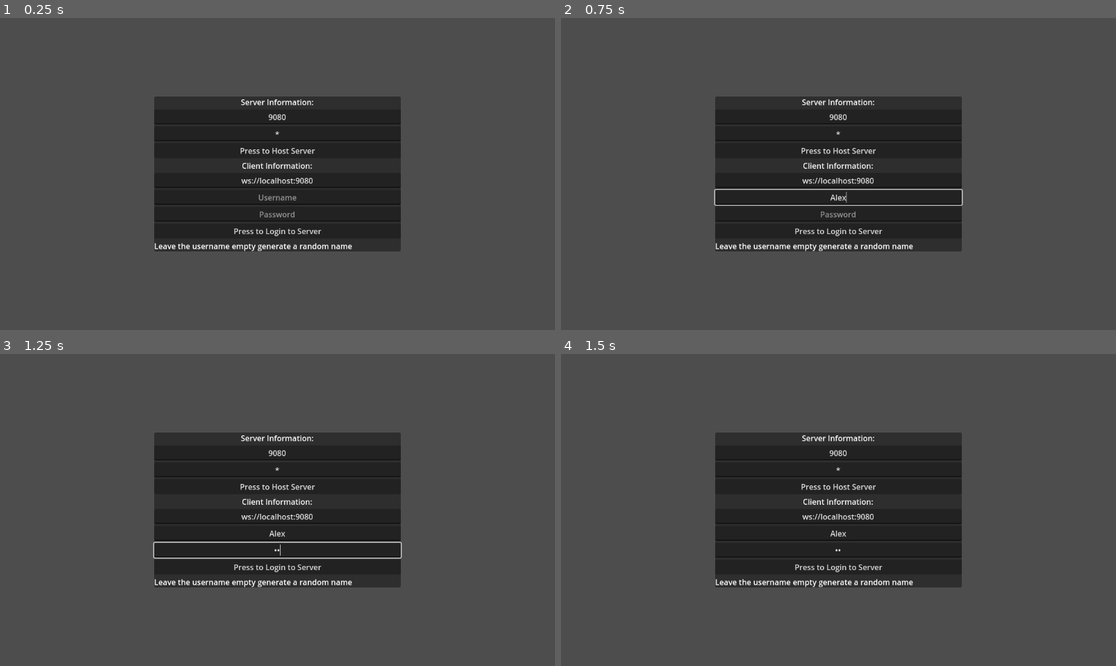
Above: before the commit, frames 1-4 (two rows, left to right).
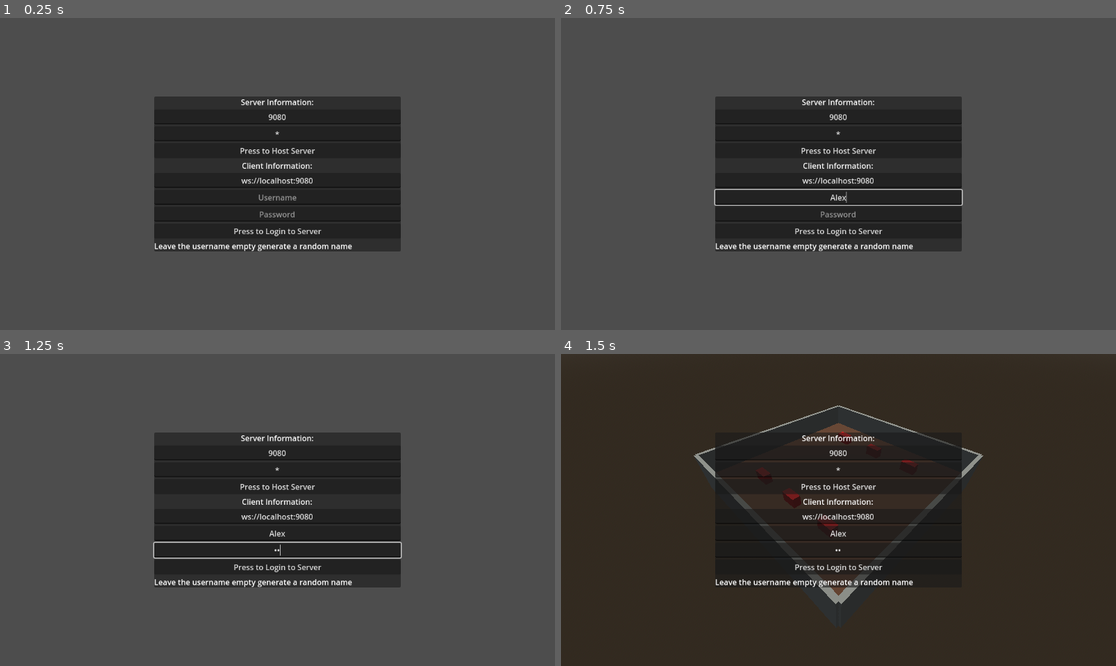
Above: after the commit, the same moments.

Repository: jonathaneeckhout/pirate-zombies
Game: Godot game, scene res://scenes/Main/Main.tscn
The game is run twice, just before and just after one commit, with the same random seed, the same clock (stepped at 60 frames per second) and the same inputs.
Inputs (mouse positions are in pixels of both pictures, inside the frame that each line leads up to):
- Up to frame 1 (0.25 s): no input
- Up to frame 2 (0.75 s): click (838, 195) at 0.52 s; type "Alex" at 0.6 s
- Up to frame 3 (1.25 s): click (277, 550) at 0.75 s; type "12" at 0.83 s
- Up to frame 4 (1.5 s): click "Press to Host Server" at 1.25 s

Frames 1-3 are identical in both runs. In frame 4, 79% of the frame differs, in the area x 0-100%, y 0-100%.

Commit message:
generalize components

Diff:
--- a/classes/Map.gd
+++ b/classes/Map.gd
@@ -1,6 +1,8 @@
 extends Node
 
 class_name Map
+
+@export var multiplayer_connection: MultiplayerConnection = null
 
 ## Node grouping all the players
 var players: Node3D = null
@@ -19,3 +21,7 @@
 	projectiles = Node3D.new()
 	projectiles.name = "Projectiles"
 	add_child(projectiles)
+
+
+func map_init() -> bool:
+	return true
--- a/classes/MultiplayerConnection.gd
+++ b/classes/MultiplayerConnection.gd
@@ -16,6 +16,9 @@
 
 ## The modes a connection can be in
 enum MODE { SERVER, CLIENT }
+
+## A list of the components attached to this component
+var component_list: ComponentList = ComponentList.new()
 
 # The current mode of this instance
 var _mode: MODE = MODE.CLIENT
@@ -161,6 +164,21 @@
 
 	# If the player's id matches the id of the connection you know that you're facing your own player node
 	return player.peer_id == multiplayer.get_unique_id()
+
+
+## Get the user by its id
+## To be called on server-side
+func get_user_by_id(id: int) -> User:
+	assert(is_server(), "This function should only be called on the server side")
+
+	return _server_users.get(id)
+
+
+## Checks if a user is logged in by it's id
+func is_user_logged_in(id: int) -> bool:
+	assert(is_server(), "This function should only be called on the server side")
+
+	return _server_users[id].logged_in
 
 
 func _on_server_peer_connected(id: int):
--- a/components/ClockSynchronizer/ClockSynchronizer.gd
+++ b/components/ClockSynchronizer/ClockSynchronizer.gd
@@ -1,6 +1,8 @@
 extends Node
 
 class_name ClockSynchronizer
+
+const COMPONENT_NAME = "ClockSynchronizer"
 
 const LATENCY_BUFFER_SIZE = 9
 const LATENCY_BUFFER_MID_POINT = int(LATENCY_BUFFER_SIZE / float(2))
@@ -26,6 +28,9 @@
 
 func _ready():
 	_multiplayer_connection = get_parent()
+
+	# Register yourself with your parent
+	_multiplayer_connection.component_list.register_component(COMPONENT_NAME, self)
 
 	# Wait until the multiplayer connection is initialized
 	await _multiplayer_connection.init_done
--- /dev/null
+++ b/components/UserAuthenticator/UserAuthenticator.gd
@@ -0,0 +1,54 @@
+extends Node
+
+class_name UserAuthenticator
+
+const COMPONENT_NAME = "UserAuthenticator"
+
+signal server_player_logged_in(id: int, username: String)
+
+## Signal returning whether or not a player successfully authenticated to the server
+signal client_authenticated(response: bool)
+
+var _multiplayer_connection: MultiplayerConnection = null
+
+
+func _ready():
+	_multiplayer_connection = get_parent()
+
+	# Register yourself with your parent
+	_multiplayer_connection.component_list.register_component(COMPONENT_NAME, self)
+
+	# Wait until the multiplayer connection is initialized
+	await _multiplayer_connection.init_done
+
+
+func authenticate(username: String, password: String):
+	_authenticate.rpc_id(1, username, password)
+
+
+@rpc("call_remote", "any_peer", "reliable")
+func _authenticate(username: String, _password: String):
+	assert(_multiplayer_connection.is_server(), "This call can only run on the server")
+
+	var id: int = multiplayer.get_remote_sender_id()
+
+	# TODO: for now no authentication is implemented
+
+	var user: MultiplayerConnection.User = _multiplayer_connection.get_user_by_id(id)
+	if user == null:
+		GodotLogger.warn("Could not find user with id=%d" % id)
+		_authentication_response.rpc_id(id, false)
+		return
+
+	GodotLogger.info("Player=[%s] successfully logged in" % username)
+	user.username = username
+	user.logged_in = true
+
+	server_player_logged_in.emit(id, username)
+
+	_authentication_response.rpc_id(id, true)
+
+
+@rpc("call_remote", "authority", "reliable")
+func _authentication_response(response: bool):
+	client_authenticated.emit(response)
--- /dev/null
+++ b/components/UserAuthenticator/UserAuthenticator.tscn
@@ -0,0 +1,6 @@
+[gd_scene load_steps=2 format=3 uid="uid://54dubbwkcos4"]
+
+[ext_resource type="Script" path="res://components/UserAuthenticator/UserAuthenticator.gd" id="1_263am"]
+
+[node name="UserAuthenticator" type="Node"]
+script = ExtResource("1_263am")
--- a/scenes/Main/Main.gd
+++ b/scenes/Main/Main.gd
@@ -6,10 +6,15 @@
 ## The prefix used for every log line on the client
 @export var server_logging_prefix: String = "Server:"
 
+## The map scene used for this project
+@export var map_scene: Resource = null
+
 @onready
 var _websocket_multiplayer_connection: WebsocketMultiplayerConnection = $WebsocketMultiplayerConnection
 
 @onready var _websocket_login_panel: WebsocketLoginPanel = $UI/WebsocketLoginPanel
+
+var _map: Map = null
 
 
 # Called when the node enters the scene tree for the first time.
@@ -34,6 +39,14 @@
 		_websocket_login_panel.show()
 
 		return
+
+	# Add the map
+	_map = map_scene.instantiate()
+	_map.name = "Map"
+	add_child(_map)
+
+	# Init the map
+	_map.map_init()
 
 	if not _websocket_multiplayer_connection.websocket_server_start(
 		server_port, server_bind_address, false, "", ""
@@ -63,10 +76,53 @@
 
 		return
 
+	GodotLogger.info("Successfully authenticated to the server")
+
 	if not _websocket_multiplayer_connection.websocket_client_start(server_address):
 		GodotLogger.error("Failed to start websocket client")
 
 		# Show the login_panel again
+		_websocket_login_panel.show()
+
+		return
+
+	# Wait until you're connected
+	var connected: bool = await _websocket_multiplayer_connection.client_connected
+	if not connected:
+		GodotLogger.warn("Failed to connect to server")
+
+		_websocket_multiplayer_connection.disconnect_client()
+
+		# Show the ui again  so that the player can try again
+		_websocket_login_panel.show()
+
+		return
+
+	GodotLogger.info("Successfully connected to the server")
+
+	# Add the map
+	_map = map_scene.instantiate()
+	_map.name = "Map"
+	add_child(_map)
+
+	# Init the map
+	_map.map_init()
+
+	var user_authenticator: UserAuthenticator = (
+		_websocket_multiplayer_connection
+		. component_list
+		. get_component(UserAuthenticator.COMPONENT_NAME)
+	)
+
+	user_authenticator.authenticate(username, password)
+
+	var response: bool = await user_authenticator.client_authenticated
+	if not response:
+		GodotLogger.warn("Failed to authenticate to server")
+
+		_websocket_multiplayer_connection.disconnect_client()
+
+		# Show the ui again  so that the player can try again
 		_websocket_login_panel.show()
 
 		return
--- a/scenes/Main/Main.tscn
+++ b/scenes/Main/Main.tscn
@@ -1,17 +1,22 @@
-[gd_scene load_steps=5 format=3 uid="uid://yl02mr7k0u78"]
+[gd_scene load_steps=7 format=3 uid="uid://yl02mr7k0u78"]
 
 [ext_resource type="Script" path="res://scenes/Main/Main.gd" id="1_67vwt"]
 [ext_resource type="PackedScene" uid="uid://bldyf3iyb7r6n" path="res://components/WebsocketMultiplayerConnection/WebsocketMultiplayerConnection.tscn" id="2_2rydi"]
+[ext_resource type="PackedScene" uid="uid://b1t5rs8i2yf2c" path="res://scenes/maps/Containers/Containers.tscn" id="2_rnc88"]
 [ext_resource type="PackedScene" uid="uid://bm1tdp13topld" path="res://scenes/ui/WebsocketLoginPanel/WebsocketLoginPanel.tscn" id="3_5jer0"]
 [ext_resource type="PackedScene" uid="uid://fp5jjs341obi" path="res://components/ClockSynchronizer/ClockSynchronizer.tscn" id="3_nvv5i"]
+[ext_resource type="PackedScene" uid="uid://54dubbwkcos4" path="res://components/UserAuthenticator/UserAuthenticator.tscn" id="5_17m8j"]
 
 [node name="Main" type="Node3D"]
 script = ExtResource("1_67vwt")
+map_scene = ExtResource("2_rnc88")
 
 [node name="WebsocketMultiplayerConnection" parent="." instance=ExtResource("2_2rydi")]
 
 [node name="ClockSynchronizer" parent="WebsocketMultiplayerConnection" instance=ExtResource("3_nvv5i")]
 
+[node name="UserAuthenticator" parent="WebsocketMultiplayerConnection" instance=ExtResource("5_17m8j")]
+
 [node name="UI" type="CanvasLayer" parent="."]
 
 [node name="WebsocketLoginPanel" parent="UI" instance=ExtResource("3_5jer0")]
--- a/scenes/maps/Containers/Containers.tscn
+++ b/scenes/maps/Containers/Containers.tscn
@@ -186,3 +186,6 @@
 
 [node name="WorldEnvironment" type="WorldEnvironment" parent="."]
 environment = SubResource("Environment_klmq4")
+
+[node name="Camera3D" type="Camera3D" parent="."]
+transform = Transform3D(0.707107, -0.5, 0.5, 0, 0.707107, 0.707107, -0.707107, -0.5, 0.5, 32, 32, 32)
--- /dev/null
+++ b/scripts/ComponentList.gd
@@ -0,0 +1,27 @@
+extends Object
+
+class_name ComponentList
+
+var _component_list: Dictionary = {}
+
+
+func register_component(component_name: String, component: Node) -> bool:
+	if _component_list.has(component_name):
+		GodotLogger.warn("Component=[%s] already registered" % component_name)
+
+		return false
+
+	_component_list[component_name] = component
+
+	GodotLogger.info("Component=[%s] successfully registered" % component_name)
+
+	return true
+
+
+func get_component(component_name: String) -> Node:
+	if not _component_list.has(component_name):
+		GodotLogger.warn("Can not get Component=[%s]" % component_name)
+
+		return null
+
+	return _component_list[component_name]
